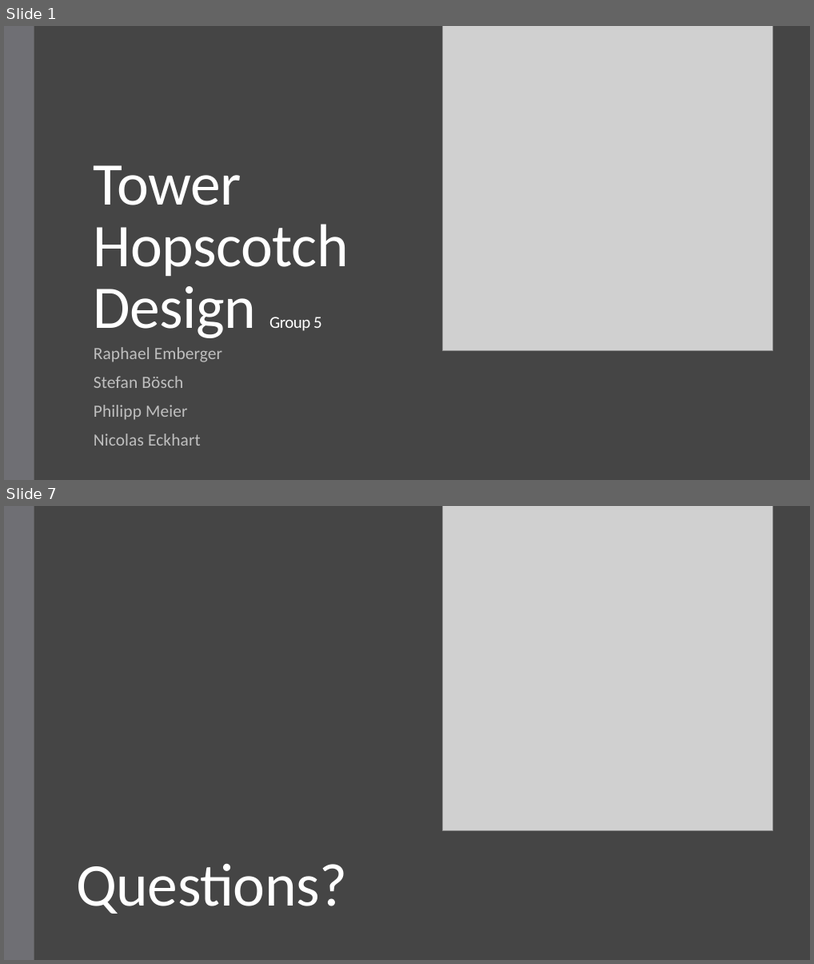
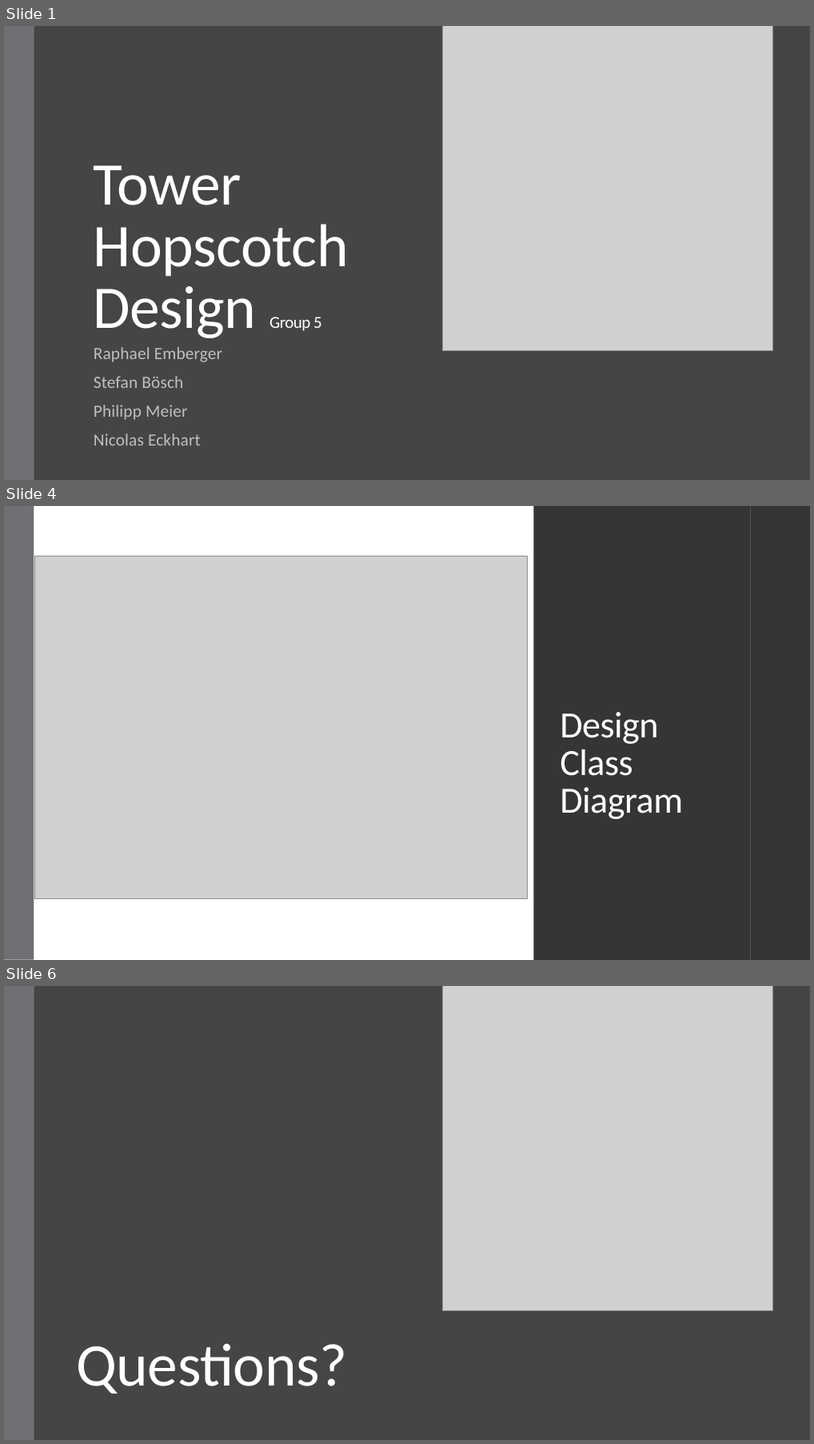
Before and after one commit to raember/Tower-Hopscotch, a slide deck: documents/milestone3/Project Design Presentation.pptx. Shown one above the other, each under a label of ours: slides 1 and 7 before the commit, slides 1, 4 and 6 after it; the slides between them are not shown. The pictures are 814x964 and 814x1444 pixels, drawn with LibreOffice and Linux fonts; fonts in the diff are those of the drawing; grey boxes stand for pictures. Boxes give left, top, right and bottom in pixels: in the first picture for what was removed or moved away, otherwise in the second. Text is boxed around its words. In the diff, an @@ line names an element or a change of style, - is before the commit and + after.

Commit message:
finished presentation design

```diff
--- a/documents/milestone3/Project Design Presentation.pptx
+++ b/documents/milestone3/Project Design Presentation.pptx
@@ slide 4 added at (4, 506, 810, 960), background #FFFFFF @@
@@ rectangle added at (4, 506, 34, 960), fill #6F6F74 @@
@@ rectangle added at (34, 506, 534, 960), fill #FFFFFF @@
@@ rectangle added at (34, 506, 751, 960), fill #353537 @@
@@ rectangle added at (751, 506, 810, 960), fill #353537 @@
@@ rectangle added at (751, 506, 810, 960), fill #353537 @@
@@ picture added at (35, 556, 528, 899) @@
@@ title added at (560, 712, 683, 819), 44 pt, text #FFFFFF @@
+Design Class Diagram
@@ what was slide 7 is now slide 6 @@
```
Also in this commit, not shown: 1 slide changed, 2 other slides added, 4 slides removed.
